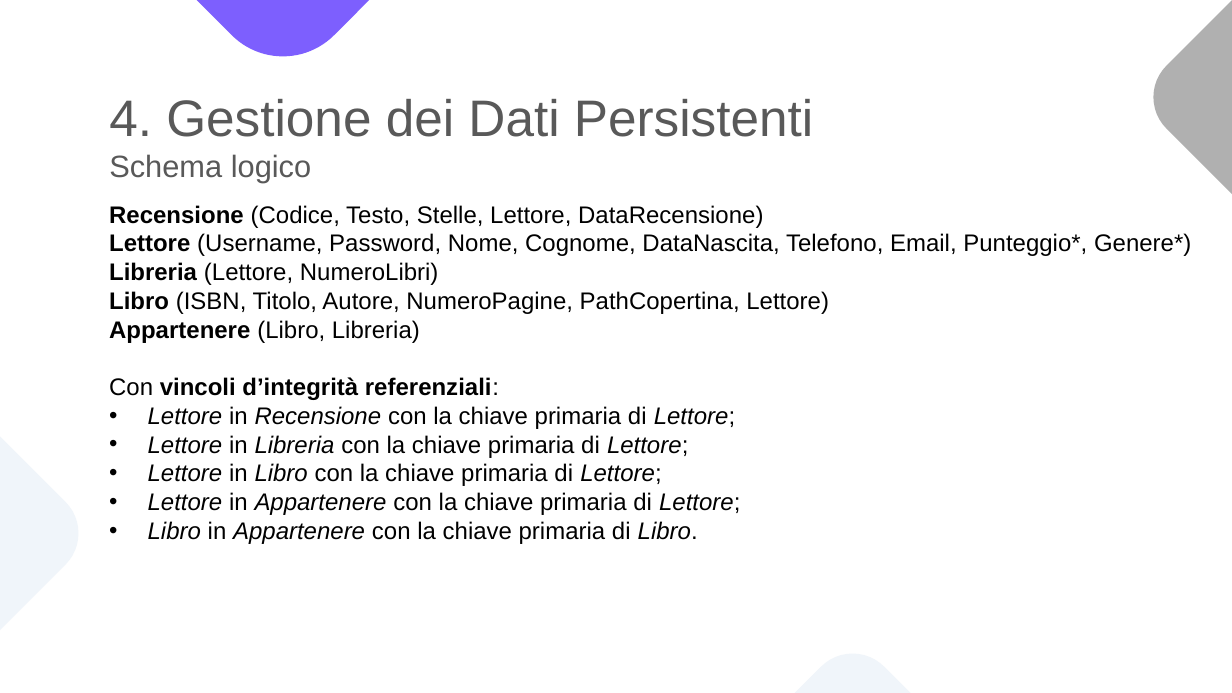
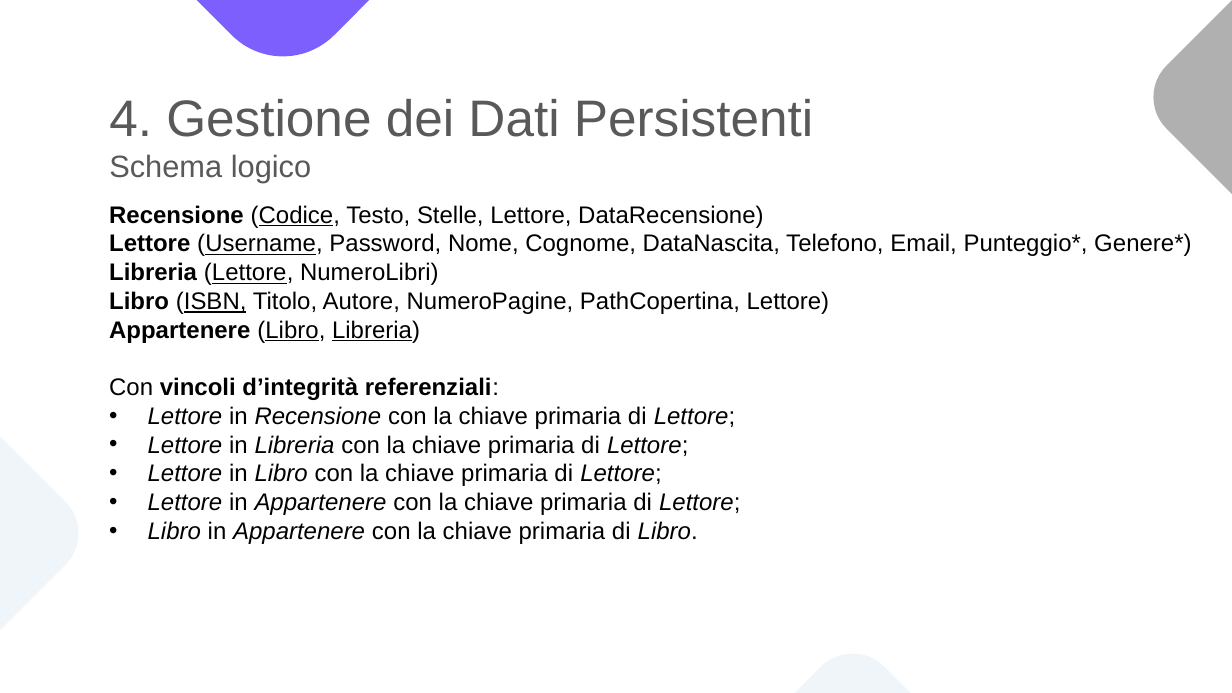
Before and after one commit to notjuary/Bookster_Classe03, a slide deck: slide 61 of DOC/Presentazione.pptx. Drawn at 1232x693 pixels with LibreOffice and Linux fonts; fonts in the diff are those of the drawing. Boxes give left, top, right and bottom in pixels: in the first picture for what was removed or moved away, otherwise in the second. Text is boxed around its words. In the diff, an @@ line names an element or a change of style, - is before the commit and + after.

```diff
--- a/DOC/Presentazione.pptx
+++ b/DOC/Presentazione.pptx
@@ text at <box>109,205,1191,343</box>: underline on in "(Codice,", "(Username,", "(Lettore,", "(ISBN," and 1 more places @@
```
Also in this commit, not shown: 2 other slides changed.
